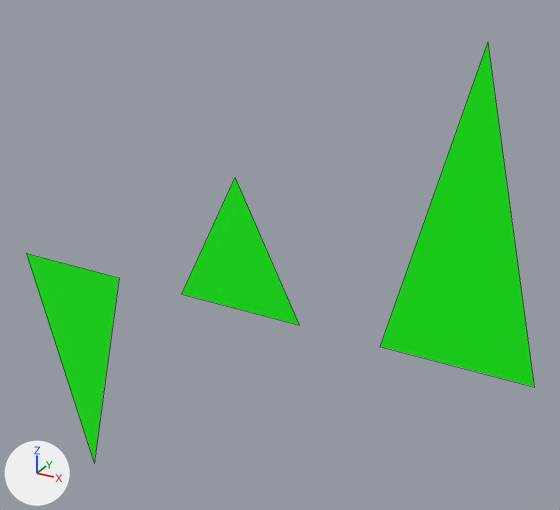
The COLLADA model StandardDataSets/collada/library_controllers/controller/morph/_reference/_reference_morph_vertices_with_position_normal/_reference_morph_vertices_with_position_normal.dae: old version first, new version second.
Rendered twice from a 50 mm camera at (1.34, -2.12, 1.31) aimed at (0.09, 0.14, 0.18). Arrows for +X, +Y and +Z are at lower left; the lights stay in place. Mesh edges are drawn as thin lines.

Names of what the first picture shows: 'cube_node1', 'cube_node2', 'cube_node3'.
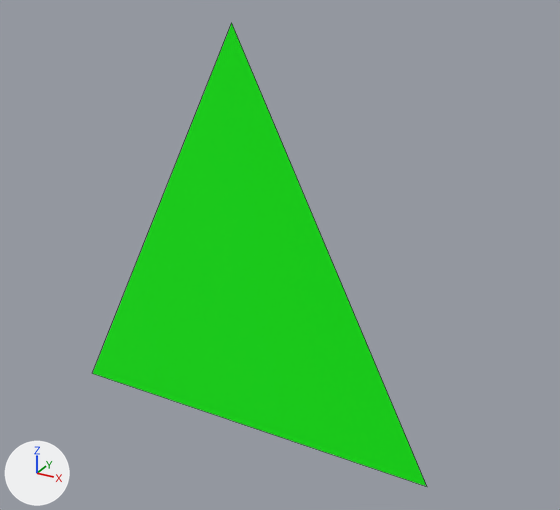
What changed in the scene script:
```text
Remove ob_cube_node1:
    ob_cube_node1 = bpy.data.objects.new('cube_node1', me_cube1)
    ob_cube_node1.location = (-0.8, 0.0, 0.0)
Remove ob_cube_node2:
    ob_cube_node2 = bpy.data.objects.new('cube_node2', me_cube2)
    ob_cube_node2.location = (0.8, 0.0, 0.0)
Change ob_cube_node3:
    ob_cube_node3.location: (0.0, 0.0, 0.0) -> (0.0, 0.0, -0.5)
    ob_cube_node3.scale: (1.0, 1.0, 1.0) -> (3.0, 3.0, 3.0)
```

What differs and where, as boxes [x1, y1, x2, y2] in the pictures (560 x 510 px):
'cube_node3', moved, rescaled (184% wider, 211% taller): before [182, 177, 299, 325]; after [93, 23, 427, 486]
'cube_node2', deleted (green): before [380, 43, 535, 387]
'cube_node1', deleted (green): before [26, 253, 119, 464]
